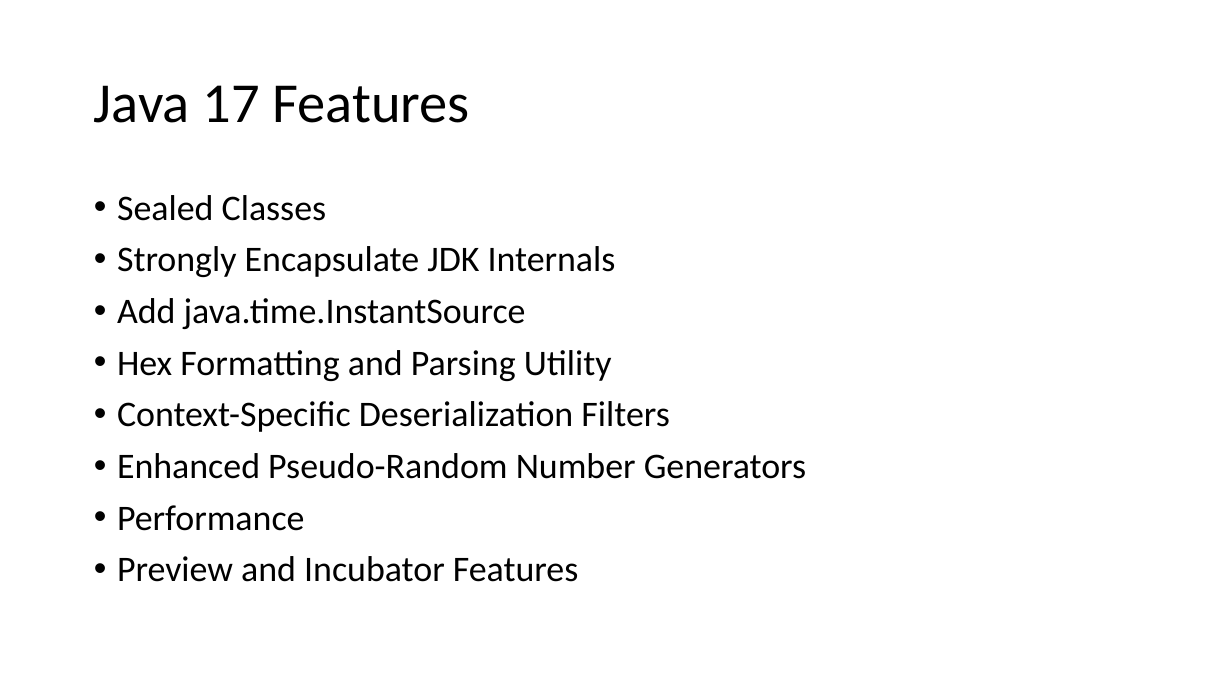
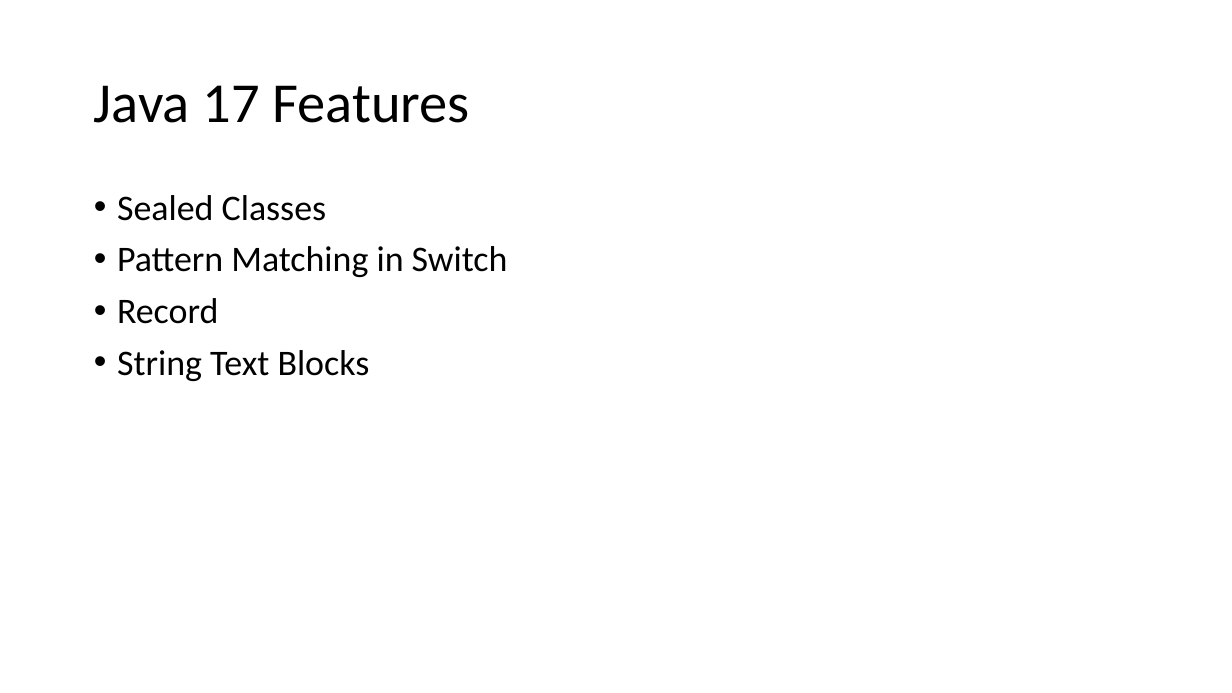
Before and after one commit to techelly/gladvancejavatraining, a slide deck: slide 15 of content/Java 11 and 17 Features.pptx. Drawn at 1232x693 pixels with LibreOffice and Linux fonts; fonts in the diff are those of the drawing. Boxes give left, top, right and bottom in pixels: in the first picture for what was removed or moved away, otherwise in the second. Text is boxed around its words. In the diff, an @@ line names an element or a change of style, - is before the commit and + after.

```diff
--- a/content/Java 11 and 17 Features.pptx
+++ b/content/Java 11 and 17 Features.pptx
@@ text at [117,246,508,381]: text changed @@
-• Strongly Encapsulate JDK Internals
-• Add java.time.InstantSource
-• Hex Formatting and Parsing Utility
-• Context-Specific Deserialization Filters
-• Enhanced Pseudo-Random Number Generators
-• Performance
-• Preview and Incubator Features
+• Pattern Matching in Switch
+• Record
+• String Text Blocks
```
Also in this commit, not shown: 1 other slide changed, 17 slides added, 42 other files.
